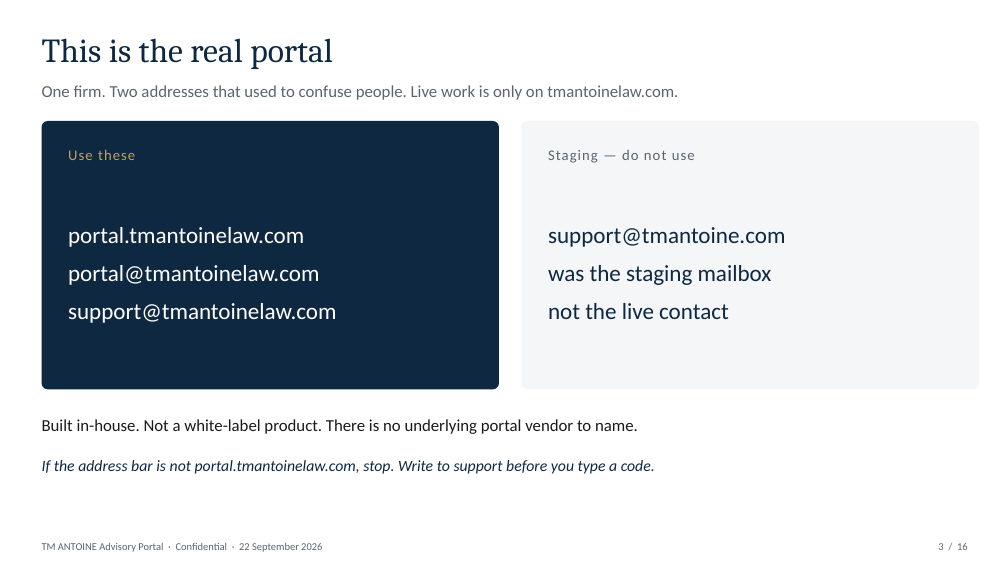
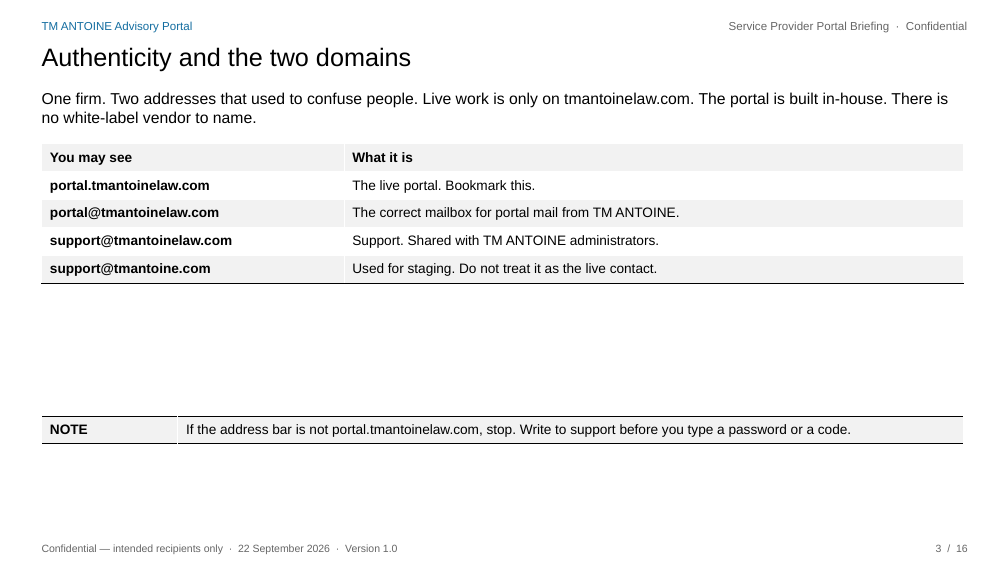
Before and after one commit to 4circlesinc/TMA-PORTAL, a slide deck: slide 3 of docs/TM-ANTOINE-Service-Provider-Webinar.pptx. Drawn at 1008x567 pixels with LibreOffice and Linux fonts; fonts in the diff are those of the drawing. Boxes give left, top, right and bottom in pixels: in the first picture for what was removed or moved away, otherwise in the second. Text is boxed around its words. In the diff, an @@ line names an element or a change of style, - is before the commit and + after.

```diff
--- a/docs/TM-ANTOINE-Service-Provider-Webinar.pptx
+++ b/docs/TM-ANTOINE-Service-Provider-Webinar.pptx
@@ text at <box>42,21,192,33</box>: text changed; size 32 to 11 pt; font Cambria to Arial; text colour #0E2841 to #136DA0 @@
-This is the real portal
+TM ANTOINE Advisory Portal
@@ text added at <box>729,21,967,33</box>, 11 pt, text #666666 @@
+Service Provider Portal Briefing · Confidential
@@ text added at <box>42,47,411,72</box>, 24 pt, text #000000 @@
+Authenticity and the two domains
@@ text at <box>42,92,948,123</box>: text changed; size 16 to 15 pt; font Calibri to Arial; text colour #5A6570 to #000000 @@
-One firm. Two addresses that used to confuse people. Live work is only on tmantoinelaw.com.
+One firm. Two addresses that used to confuse people. Live work is only on tmantoinelaw.com. The portal is built in-house. There is no white-label vendor to name.
@@ rounded rectangle removed at <box>42,121,499,389</box> @@
@@ table added at <box>42,144,964,280</box>, 5 rows, 2 columns @@
+You may see | What it is
+portal.tmantoinelaw.com | The live portal. Bookmark this.
+portal@tmantoinelaw.com | The correct mailbox for portal mail from TM ANTOINE.
+support@tmantoinelaw.com | Support. Shared with TM ANTOINE administrators.
+support@tmantoine.com | Used for staging. Do not treat it as the live contact.
@@ rounded rectangle removed at <box>522,121,979,389</box> @@
@@ text removed at <box>68,150,135,160</box> @@
-Use these
@@ text removed at <box>548,150,695,163</box> @@
-Staging — do not use
@@ text removed at <box>68,227,337,323</box> @@
-portal.tmantoinelaw.com
-portal@tmantoinelaw.com
-support@tmantoinelaw.com
@@ text removed at <box>548,227,785,319</box> @@
-support@tmantoine.com
-was the staging mailbox
-not the live contact
@@ text removed at <box>42,419,638,434</box> @@
-Built in-house. Not a white-label product. There is no underlying portal vendor to name.
@@ table added at <box>42,416,964,492</box>, 1 rows, 2 columns @@
+NOTE | If the address bar is not portal.tmantoinelaw.com, stop. Write to support before you type a password or a code.
@@ text removed at <box>42,460,655,474</box> @@
-If the address bar is not portal.tmantoinelaw.com, stop. Write to support before you type a code.
@@ text at <box>42,544,398,554</box>: text changed; font Calibri to Arial; text colour #5A6570 to #666666 @@
-TM ANTOINE Advisory Portal · Confidential · 22 September 2026
+Confidential — intended recipients only · 22 September 2026 · Version 1.0
@@ text "3 / 16" at <box>936,544,968,552</box>: font Calibri to Arial, text colour #5A6570 to #666666 @@
```
Also in this commit, not shown: 11 other slides changed, 4 slides added, 4 slides removed, 9 other files.
